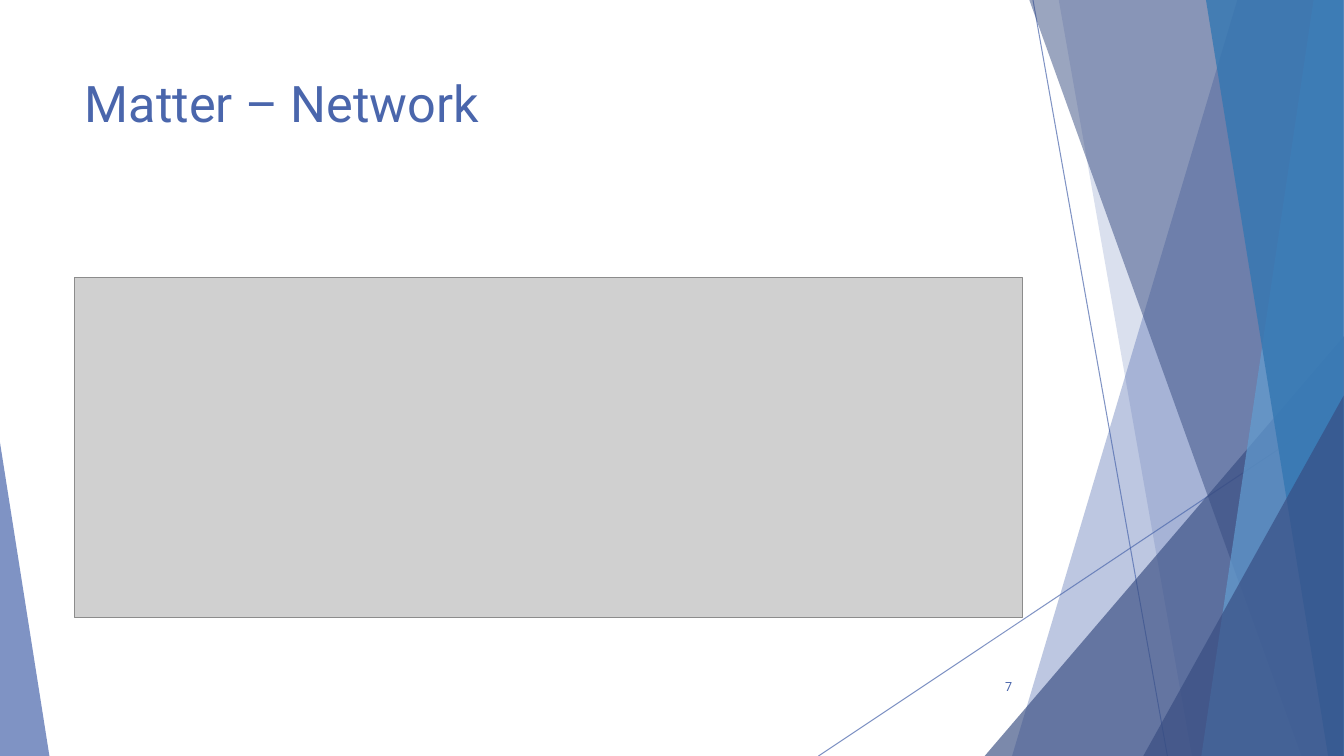
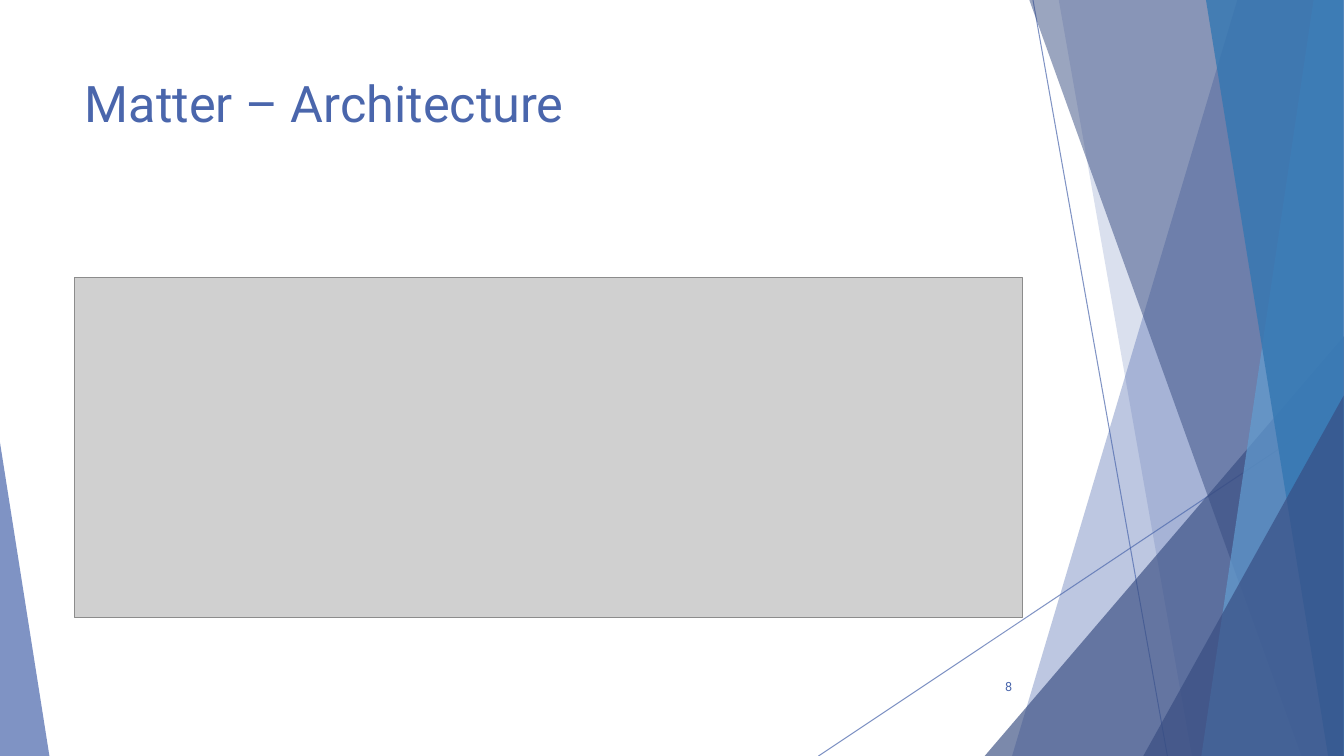
Before and after one commit to GysenBart/ProjectThreadMatter, a slide deck: slide 8 of Presentatie/ProjectThreadMatter.pptx (slide 7 before the commit). Drawn at 1344x756 pixels with LibreOffice and Linux fonts; fonts in the diff are those of the drawing; grey boxes stand for pictures. Boxes give left, top, right and bottom in pixels: in the first picture for what was removed or moved away, otherwise in the second. Text is boxed around its words. In the diff, an @@ line names an element or a change of style, - is before the commit and + after.

```diff
--- a/Presentatie/ProjectThreadMatter.pptx
+++ b/Presentatie/ProjectThreadMatter.pptx
@@ title at (85,84,564,123): text changed @@
-Matter – Network
+Matter – Architecture
@@ page number at (1005,682,1012,691): text changed @@
-7
+8
```
Also in this commit, not shown: 10 other slides changed, 12 slides added, 1 slide removed.
